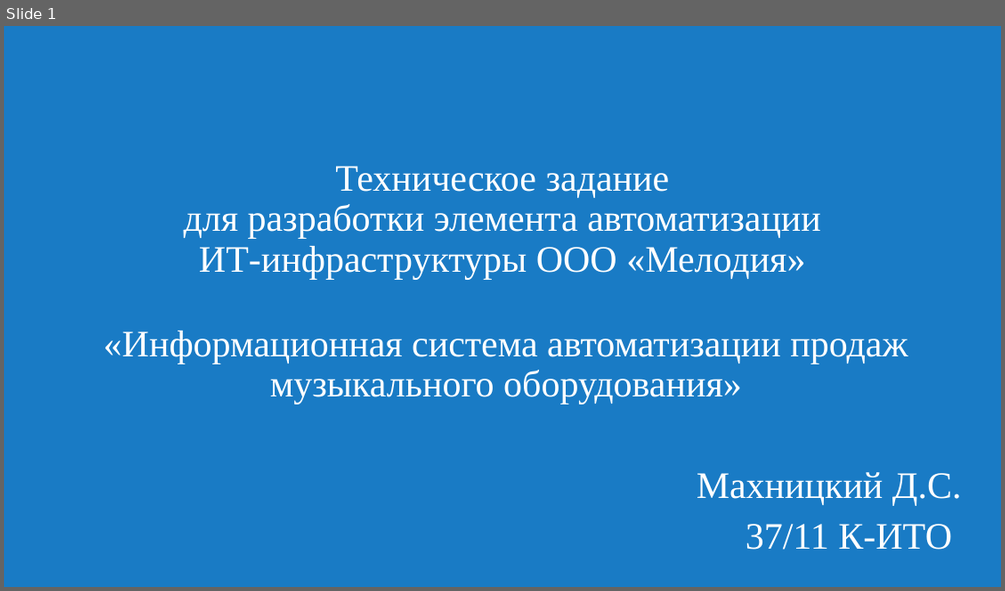
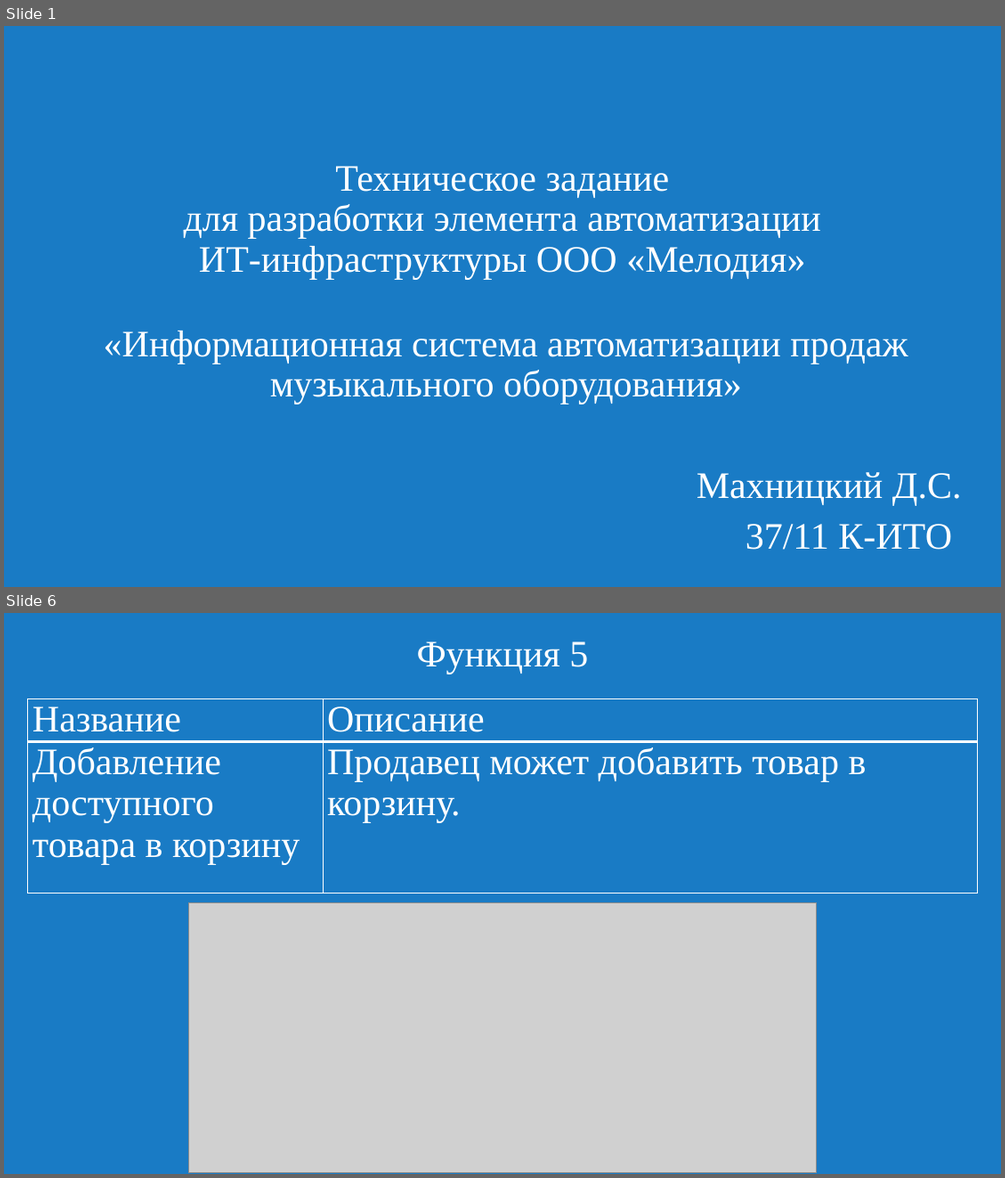
Before and after one commit to Slowpool/diploma-musical-shop-, a slide deck: OuterData/presentation.pptx. Shown one above the other, each under a label of ours: slide 1 before the commit, slides 1 and 6 after it; the slides between them are not shown. The pictures are 1005x591 and 1005x1178 pixels, drawn with LibreOffice and Linux fonts; fonts in the diff are those of the drawing; grey boxes stand for pictures. Boxes give left, top, right and bottom in pixels: in the first picture for what was removed or moved away, otherwise in the second. Text is boxed around its words. In the diff, an @@ line names an element or a change of style, - is before the commit and + after.

```diff
--- a/OuterData/presentation.pptx
+++ b/OuterData/presentation.pptx
@@ slide 6 added at [4,613,1001,1174], background #197BC5 @@
@@ title added at [417,641,588,674], 36 pt, text #FFFFFF @@
+Функция 5
@@ table added at [28,699,977,896], 2 rows, 2 columns @@
+Название | Описание
+Добавление доступного товара в корзину | Продавец может добавить товар в корзину.
@@ picture added at [189,902,817,1173] @@
```
Also in this commit, not shown: 1 slide changed, 12 other slides added, 11 slides removed, 1 other file.
